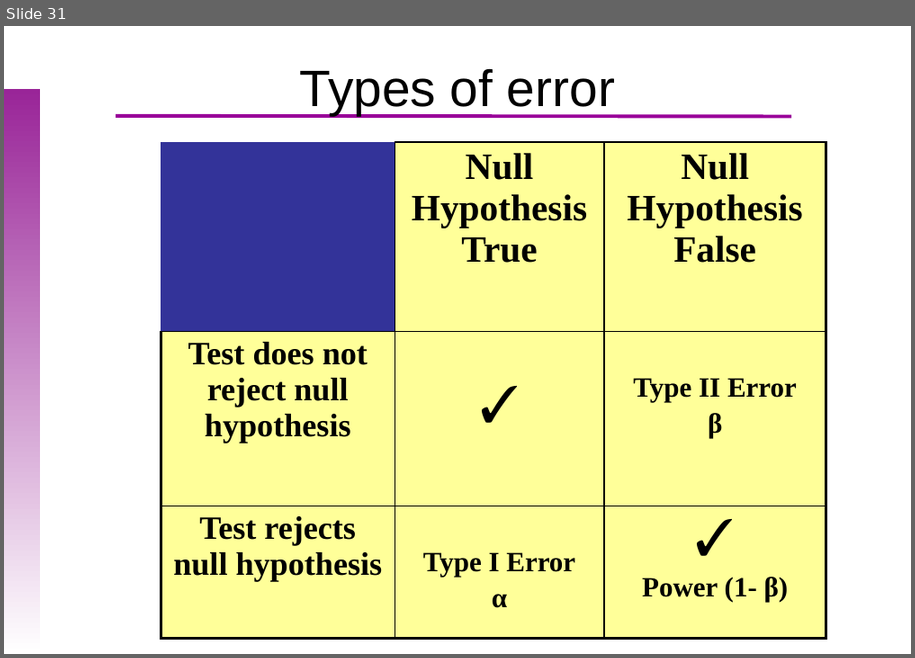
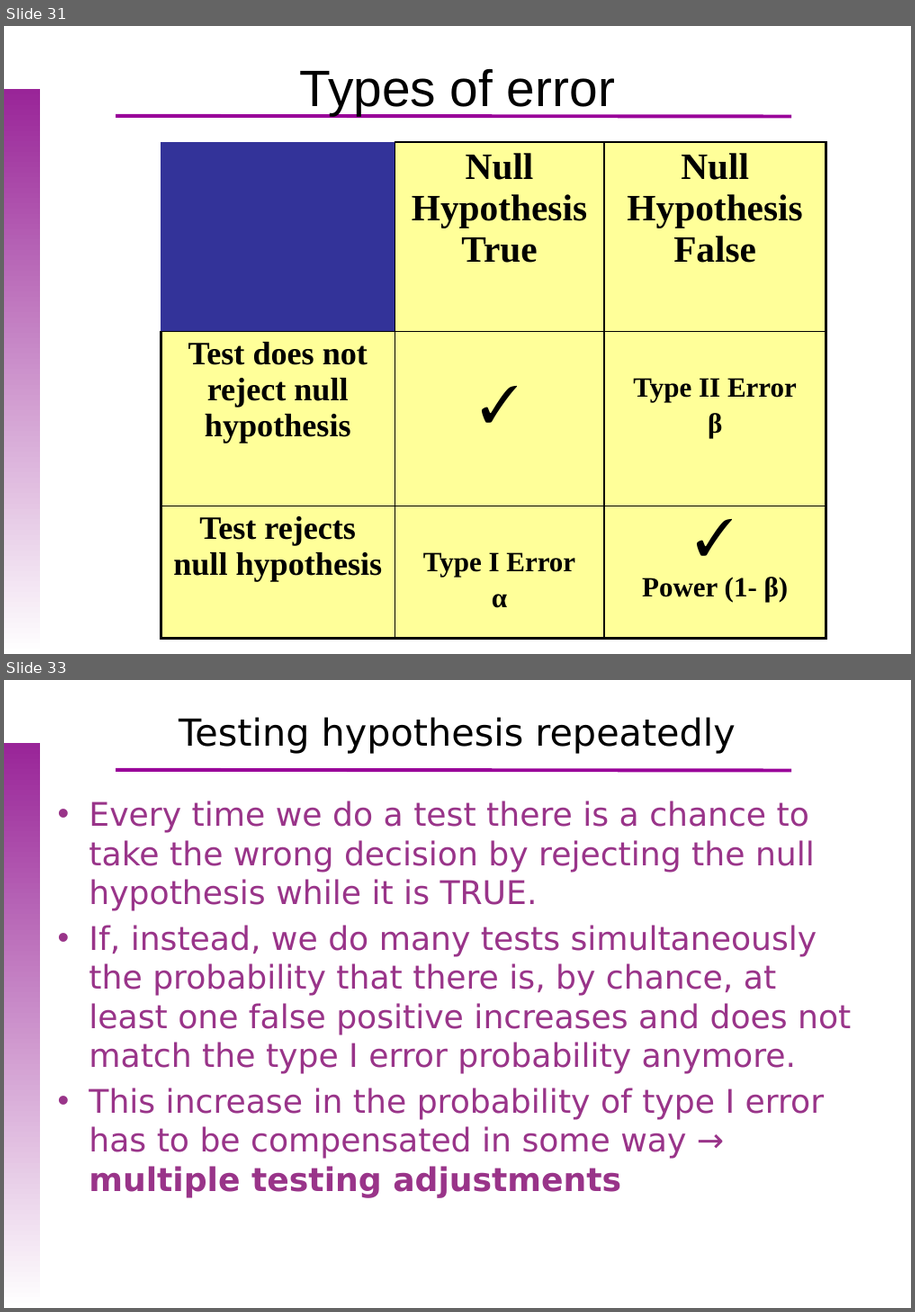
Before and after one commit to uebvhir/Course_Basic_Statistics_2019, a slide deck: Sessio_6/EBB_2018_Session_6_Hypothesis_tests.pptx. Shown one above the other, each under a label of ours: slide 31 before the commit, slides 31 and 33 after it; the slides between them are not shown. The pictures are 915x658 and 915x1312 pixels, drawn with LibreOffice and Linux fonts; fonts in the diff are those of the drawing; background and template pictures are left out. Boxes give left, top, right and bottom in pixels: in the first picture for what was removed or moved away, otherwise in the second. Text is boxed around its words. In the diff, an @@ line names an element or a change of style, - is before the commit and + after.

```diff
--- a/Sessio_6/EBB_2018_Session_6_Hypothesis_tests.pptx
+++ b/Sessio_6/EBB_2018_Session_6_Hypothesis_tests.pptx
@@ slide 33 added at (x1=4, y1=680, x2=911, y2=1308), background picture (left out); not listed: 2 template elements that a slide beside it also shows @@
@@ title added at (x1=179, y1=717, x2=735, y2=754), 32 pt, text #000000 @@
+Testing hypothesis repeatedly
@@ text added at (x1=89, y1=801, x2=851, y2=1198), 28 pt, text #993489 @@
+• Every time we do a test there is a chance to take the wrong decision by rejecting the null hypothesis while it is TRUE.
+• If, instead, we do many tests simultaneously the probability that there is, by chance, at least one false positive increases and does not match the type I error probability anymore.
+• This increase in the probability of type I error has to be compensated in some way → multiple testing adjustments
```
Also in this commit, not shown: 5 slides changed, 7 other slides added, 2 slides removed, 15 other files.
